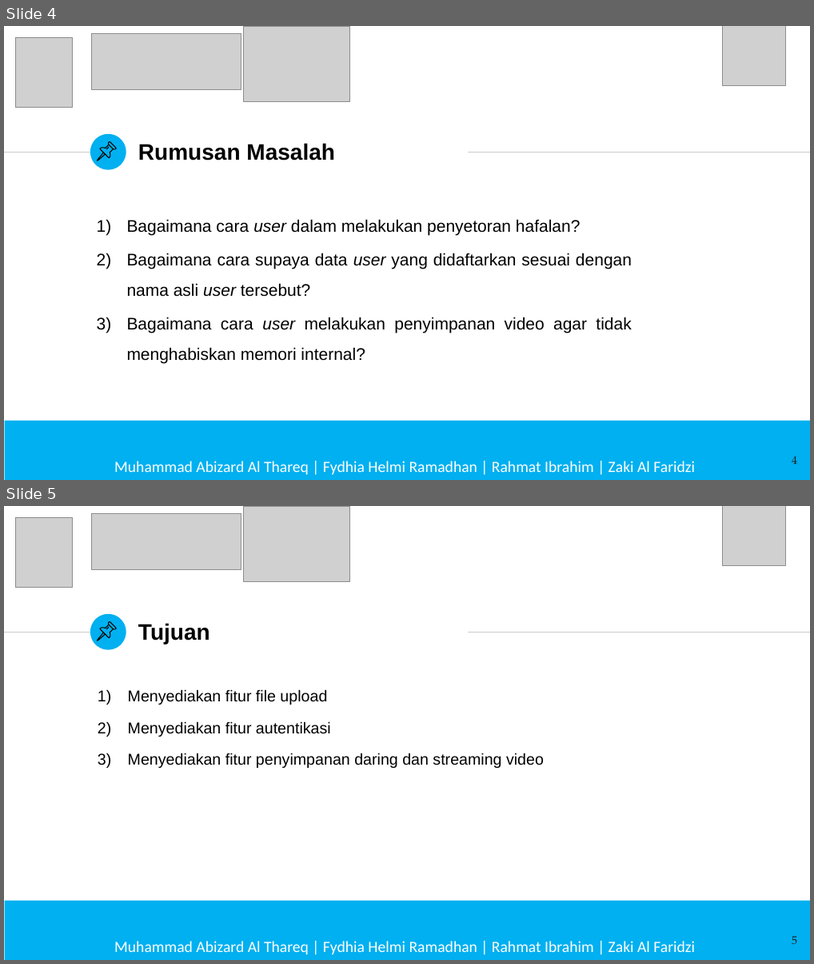
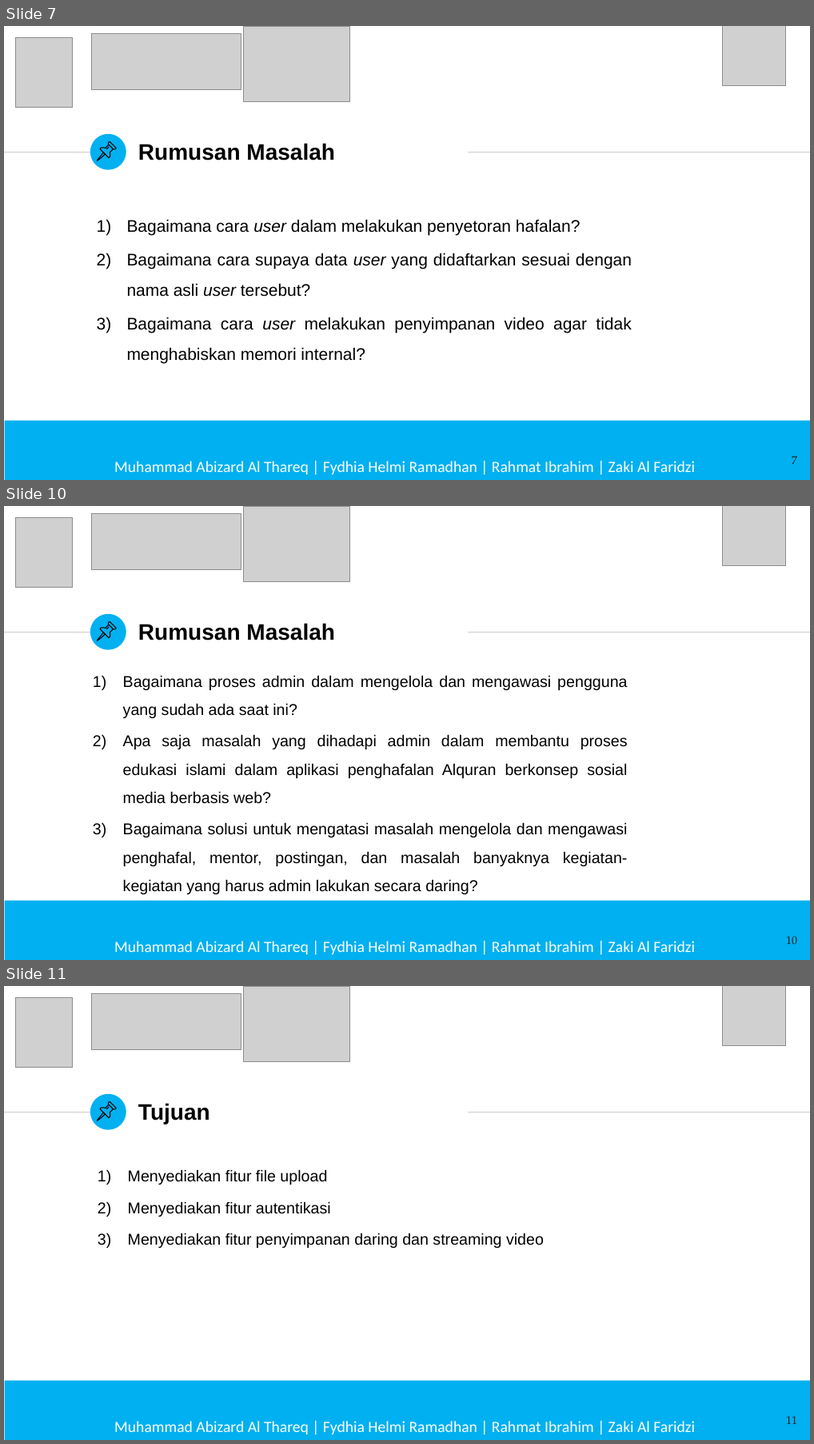
Before and after one commit to aabizardd/PA-Abizard-MYVOQU, a slide deck: PPT Prasidang/PPT Prasidang MyVoQu.pptx. Shown one above the other, each under a label of ours: slides 4 and 5 before the commit, slides 7, 10 and 11 after it; the slides between them are not shown. The pictures are 814x964 and 814x1444 pixels, drawn with LibreOffice and Linux fonts; fonts in the diff are those of the drawing; grey boxes stand for pictures; background and template pictures are left out. Boxes give left, top, right and bottom in pixels: in the first picture for what was removed or moved away, otherwise in the second. Text is boxed around its words. In the diff, an @@ line names an element or a change of style, - is before the commit and + after.

```diff
--- a/PPT Prasidang/PPT Prasidang MyVoQu.pptx
+++ b/PPT Prasidang/PPT Prasidang MyVoQu.pptx
@@ slide 10 added at (x1=4, y1=506, x2=810, y2=960), background #FFFFFF; not listed: 3 template elements that a slide beside it also shows @@
@@ picture added at (x1=15, y1=517, x2=73, y2=587) @@
@@ picture added at (x1=92, y1=513, x2=242, y2=569) @@
@@ picture added at (x1=243, y1=506, x2=350, y2=582) @@
@@ picture added at (x1=722, y1=506, x2=786, y2=566) @@
@@ title added at (x1=138, y1=623, x2=335, y2=640), 20 pt, text #000000, bold @@
+Rumusan Masalah
@@ group added at (x1=98, y1=621, x2=116, y2=640): 4 freeform shapes @@
@@ text added at (x1=123, y1=675, x2=628, y2=894), 14 pt, text #000000 @@
+1) Bagaimana proses admin dalam mengelola dan mengawasi pengguna yang sudah ada saat ini?
+2) Apa saja masalah yang dihadapi admin dalam membantu proses edukasi islami dalam aplikasi penghafalan Alquran berkonsep sosial media berbasis web?
+3) Bagaimana solusi untuk mengatasi masalah mengelola dan mengawasi penghafal, mentor, postingan, dan masalah banyaknya kegiatan-kegiatan yang harus admin lakukan secara daring?
@@ rectangle added at (x1=5, y1=900, x2=810, y2=960), fill #00B0F0 @@
@@ page number added at (x1=786, y1=936, x2=798, y2=944), 10 pt, text #1D1D1B @@
+10
@@ text added at (x1=114, y1=940, x2=695, y2=954), 14 pt, text #FFFFFF @@
+Muhammad Abizard Al Thareq | Fydhia Helmi Ramadhan | Rahmat Ibrahim | Zaki Al Faridzi
@@ what was slide 4 is now slide 7 @@
@@ page number at (x1=792, y1=456, x2=798, y2=464): text changed @@
-4
+7
@@ what was slide 5 is now slide 11 @@
@@ page number at (x1=786, y1=1416, x2=798, y2=1424): text changed @@
-5
+11
```
Also in this commit, not shown: 4 slides changed, 11 other slides added, 1 other file.
